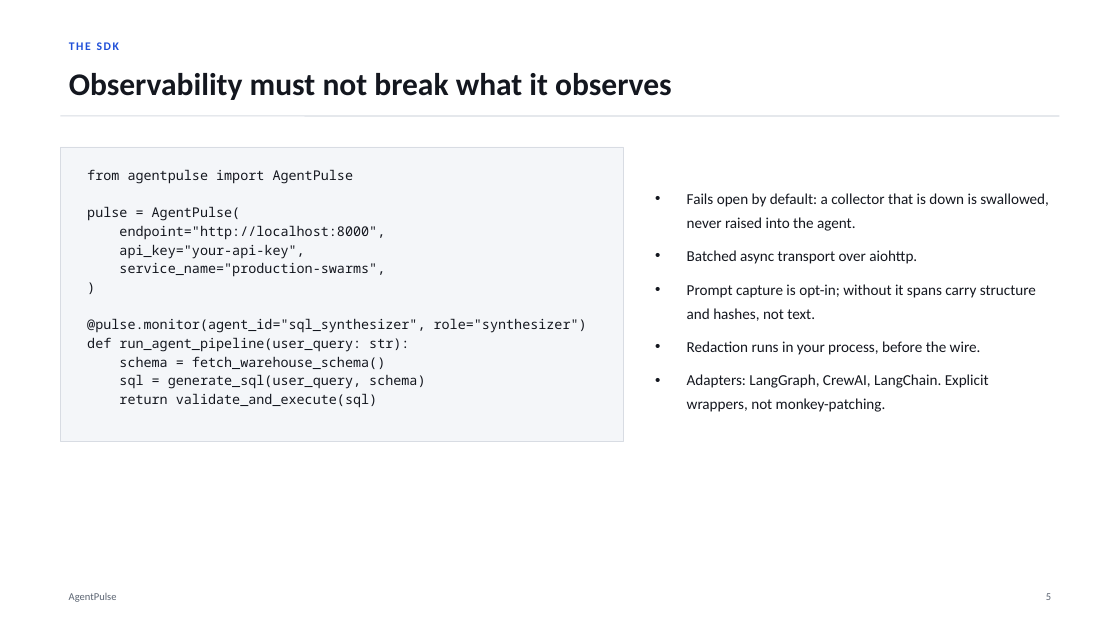
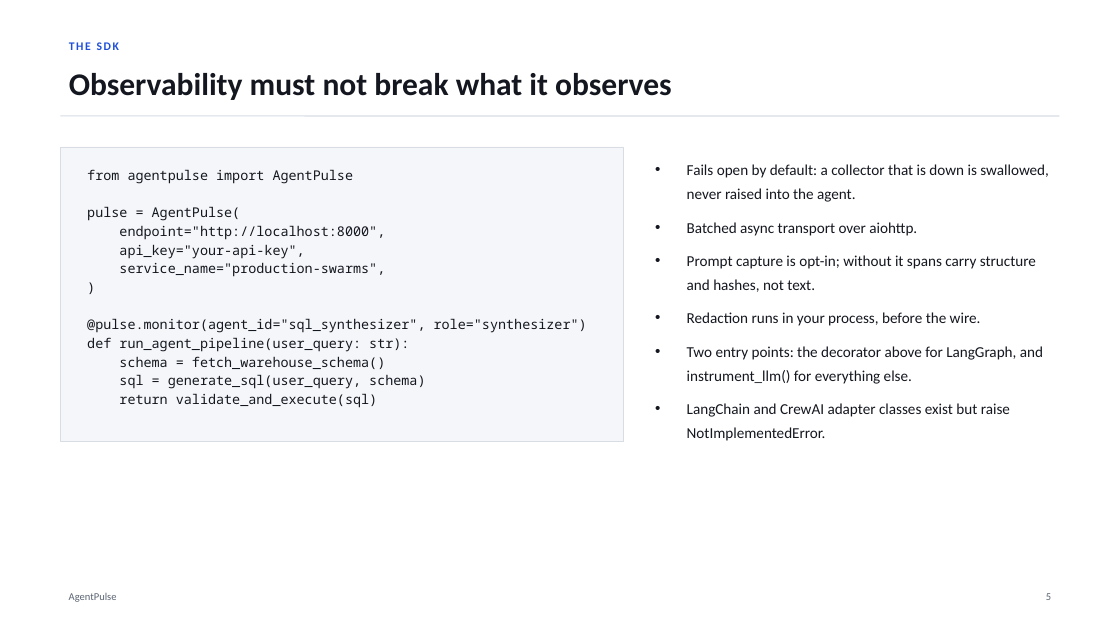
Before and after one commit to Soum-Code/agentpulse, a slide deck: slide 6 of presentation/AgentPulse_Project_Deck.pptx. Drawn at 1120x630 pixels with LibreOffice and Linux fonts; fonts in the diff are those of the drawing. Boxes give left, top, right and bottom in pixels: in the first picture for what was removed or moved away, otherwise in the second. Text is boxed around its words. In the diff, an @@ line names an element or a change of style, - is before the commit and + after.

```diff
--- a/presentation/AgentPulse_Project_Deck.pptx
+++ b/presentation/AgentPulse_Project_Deck.pptx
@@ text at (x1=687, y1=346, x2=1043, y2=441): text changed @@
-• Adapters: LangGraph, CrewAI, LangChain. Explicit wrappers, not monkey-patching.
+• Two entry points: the decorator above for LangGraph, and instrument_llm() for everything else.
+• LangChain and CrewAI adapter classes exist but raise NotImplementedError.
```
Also in this commit, not shown: 10 other slides changed, 2 slides added, 1 slide removed, 5 other files.
